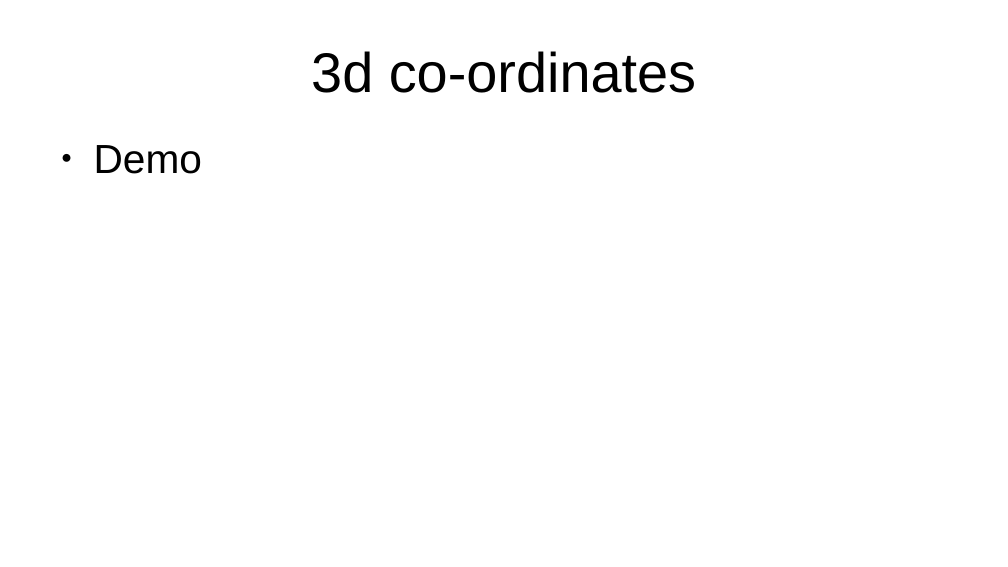
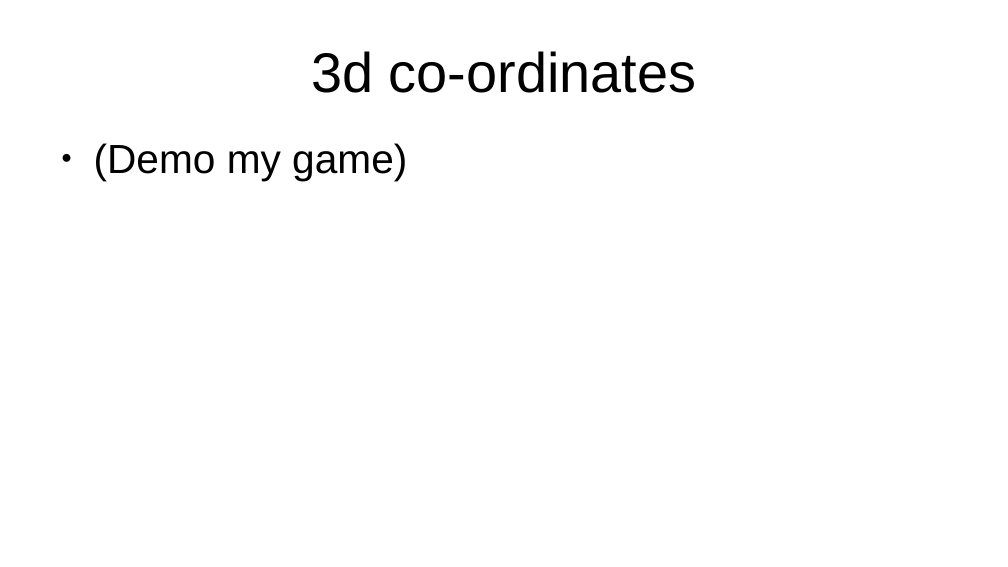
Before and after one commit to electronstudio/coderdojo-python, a slide deck: slide 2 of minecraft/minecraft.odp. Drawn at 1008x567 pixels with LibreOffice and Linux fonts; fonts in the diff are those of the drawing. Boxes give left, top, right and bottom in pixels: in the first picture for what was removed or moved away, otherwise in the second. Text is boxed around its words. In the diff, an @@ line names an element or a change of style, - is before the commit and + after.

```diff
--- a/minecraft/minecraft.odp
+++ b/minecraft/minecraft.odp
@@ text at (94,143,407,181): text changed @@
-● Demo
+● (Demo my game)
```
Also in this commit, not shown: 3 slides added, 2 other files.
